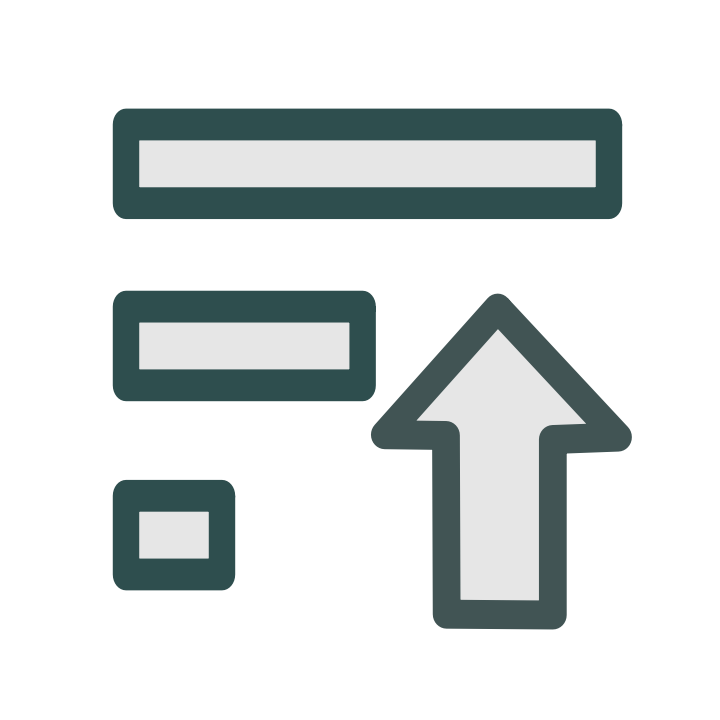
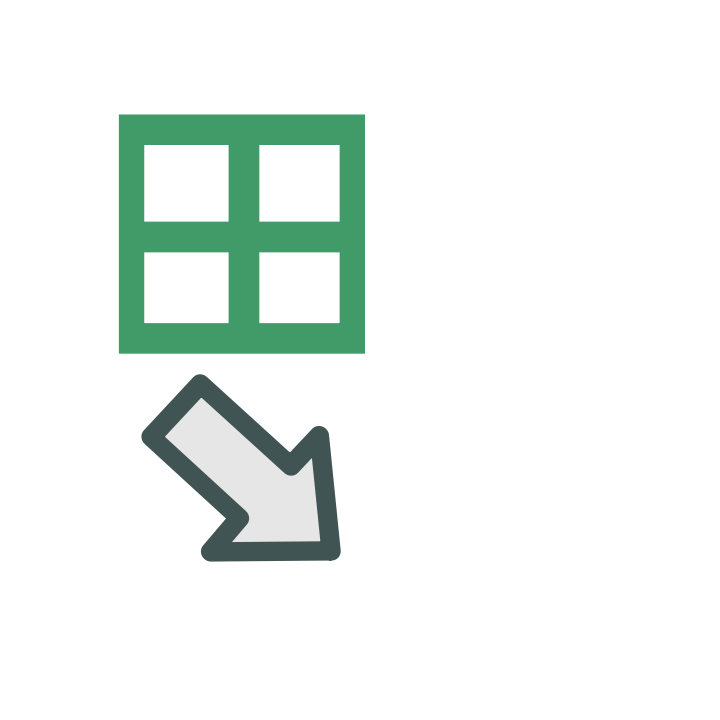
Comparing the layer stacks of the two 720 × 720 images. Changes:
pixels changed over [112, 108, 632, 630] (layer not identified)
